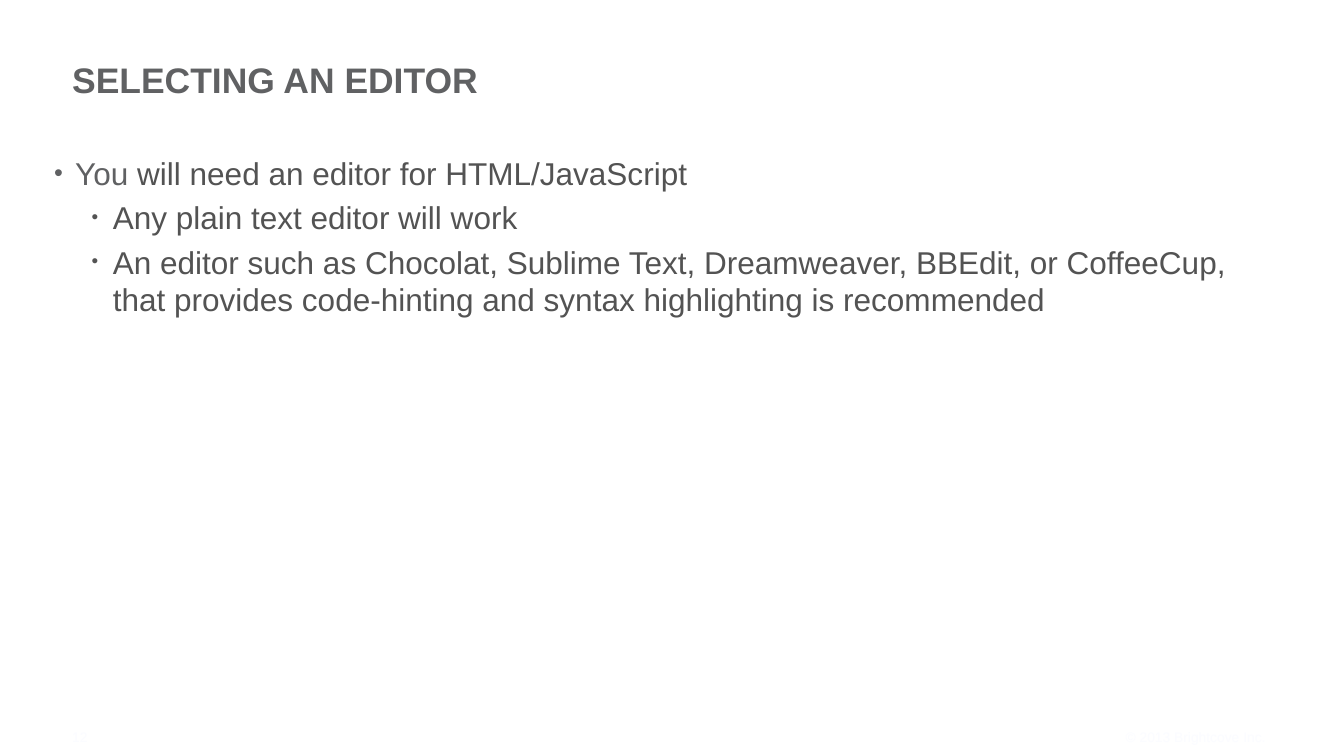
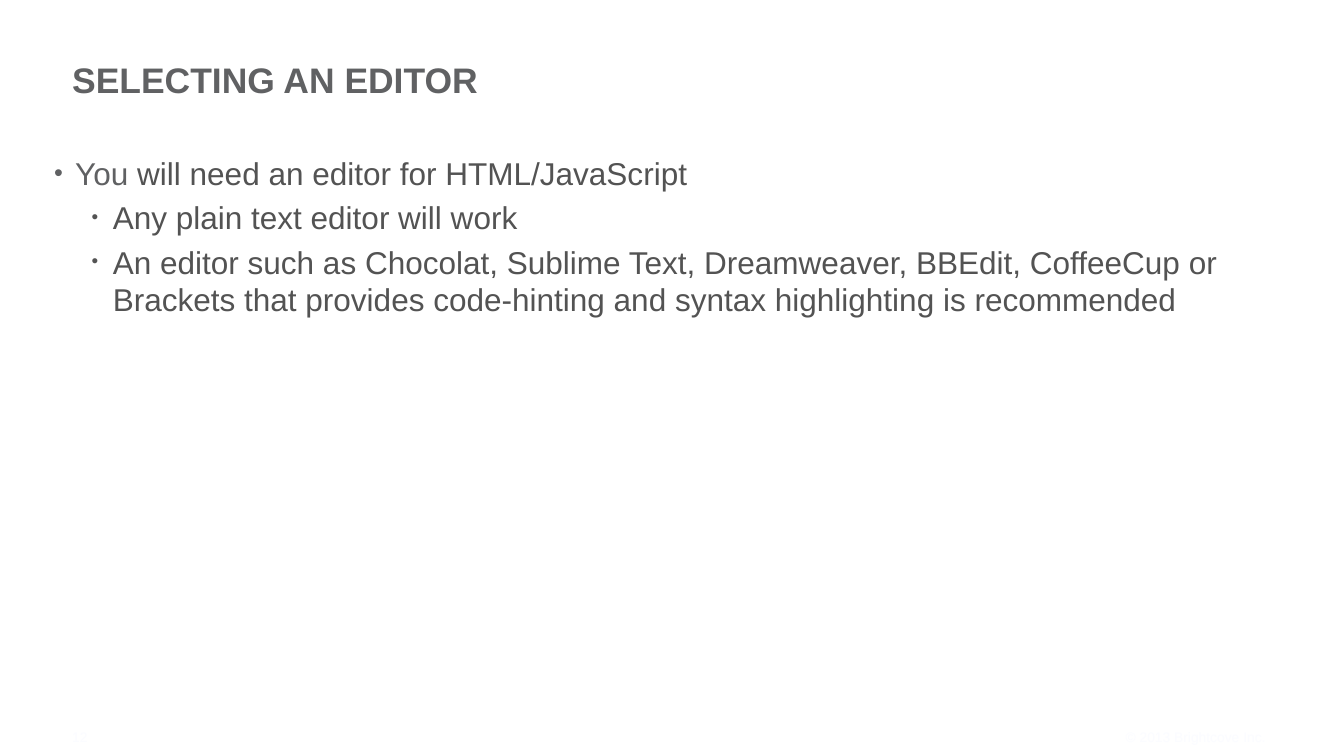
Before and after one commit to BrightcoveLearning/VideoCloudMediaAPI, a slide deck: slide 12 of Slides/developing-media-api-17Dec2013.pptx. Drawn at 1344x756 pixels with LibreOffice and Linux fonts; fonts in the diff are those of the drawing; background and template pictures are left out. Boxes give left, top, right and bottom in pixels: in the first picture for what was removed or moved away, otherwise in the second. Text is boxed around its words. In the diff, an @@ line names an element or a change of style, - is before the commit and + after.

```diff
--- a/Slides/developing-media-api-17Dec2013.pptx
+++ b/Slides/developing-media-api-17Dec2013.pptx
@@ text at <box>113,251,1217,317</box>: text changed @@
-  • An editor such as Chocolat, Sublime Text, Dreamweaver, BBEdit, or CoffeeCup, that provides code-hinting and syntax highlighting is recommended
+  • An editor such as Chocolat, Sublime Text, Dreamweaver, BBEdit, CoffeeCup or Brackets that provides code-hinting and syntax highlighting is recommended
```
Also in this commit, not shown: 11 other slides changed, 3 slides added.
